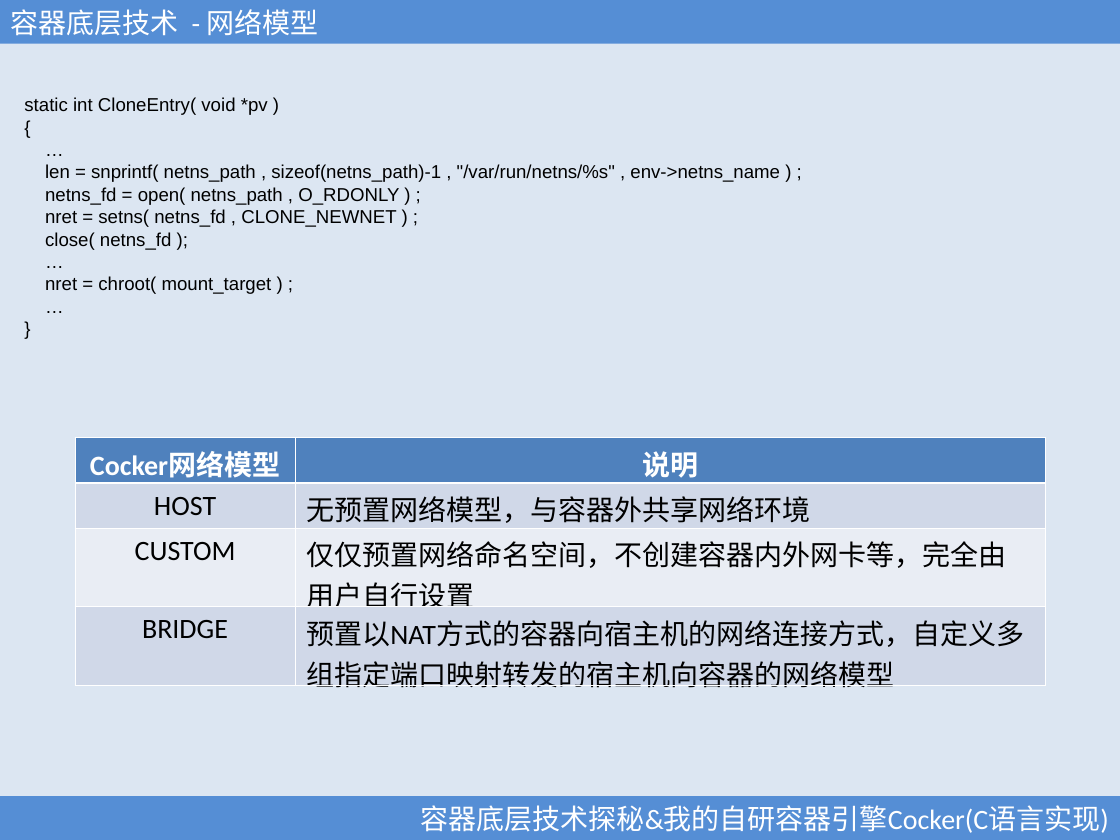
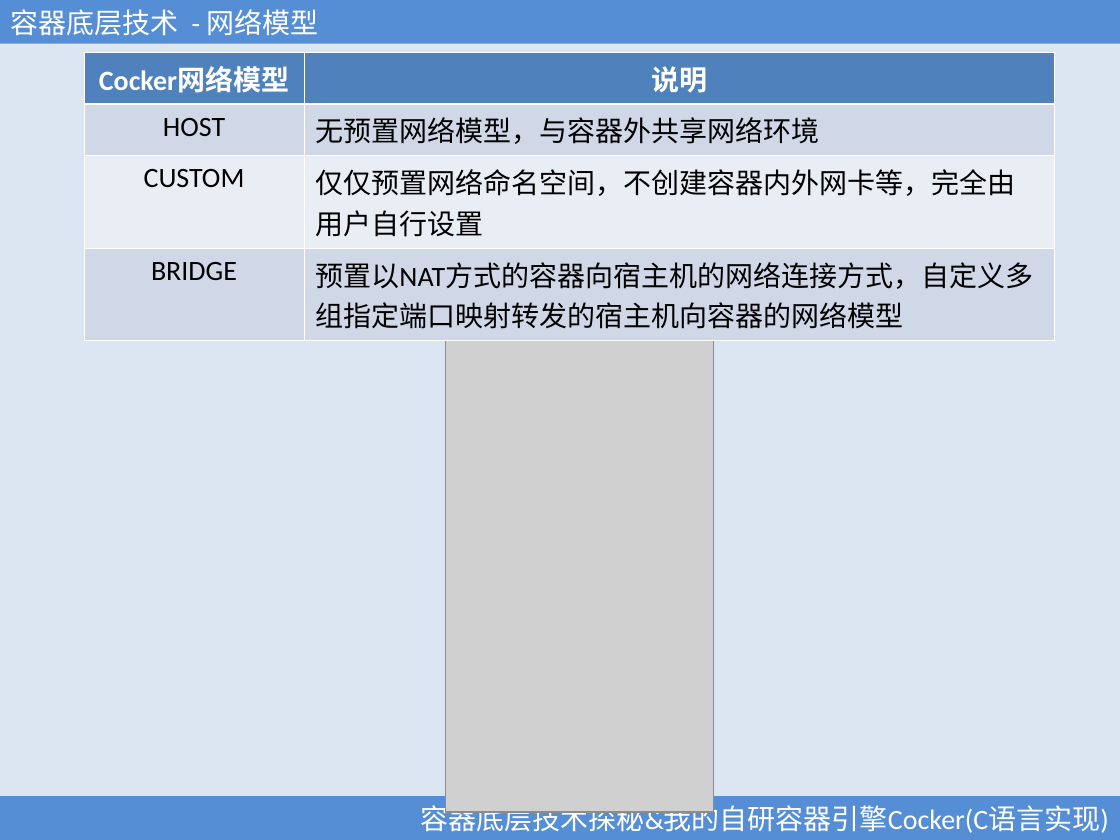
Before and after one commit to calvinwilliams/cocker, a slide deck: slide 19 of doc/container_coretech_and_cocker.ppt (slide 21 before the commit). Drawn at 1120x840 pixels with LibreOffice and Linux fonts; fonts in the diff are those of the drawing; grey boxes stand for pictures. Boxes give left, top, right and bottom in pixels: in the first picture for what was removed or moved away, otherwise in the second. Text is boxed around its words. In the diff, an @@ line names an element or a change of style, - is before the commit and + after.

```diff
--- a/doc/container_coretech_and_cocker.ppt
+++ b/doc/container_coretech_and_cocker.ppt
@@ table: place and size @@
-table at [75,438,1045,692]
+table at [84,53,1054,333]
@@ text removed at [24,97,780,294] @@
-static int CloneEntry( void *pv )
-{
-…
-len = snprintf( netns_path , sizeof(netns_path)-1 , "/var/run/netns/%s" , env->netns_name ) ;
-netns_fd = open( netns_path , O_RDONLY ) ;
-nret = setns( netns_fd , CLONE_NEWNET ) ;
-close( netns_fd );
-…
-nret = chroot( mount_target ) ;
-…
-}
@@ picture added at [446,315,715,812] @@
```
Also in this commit, not shown: 1 slide added, 2 other files.
